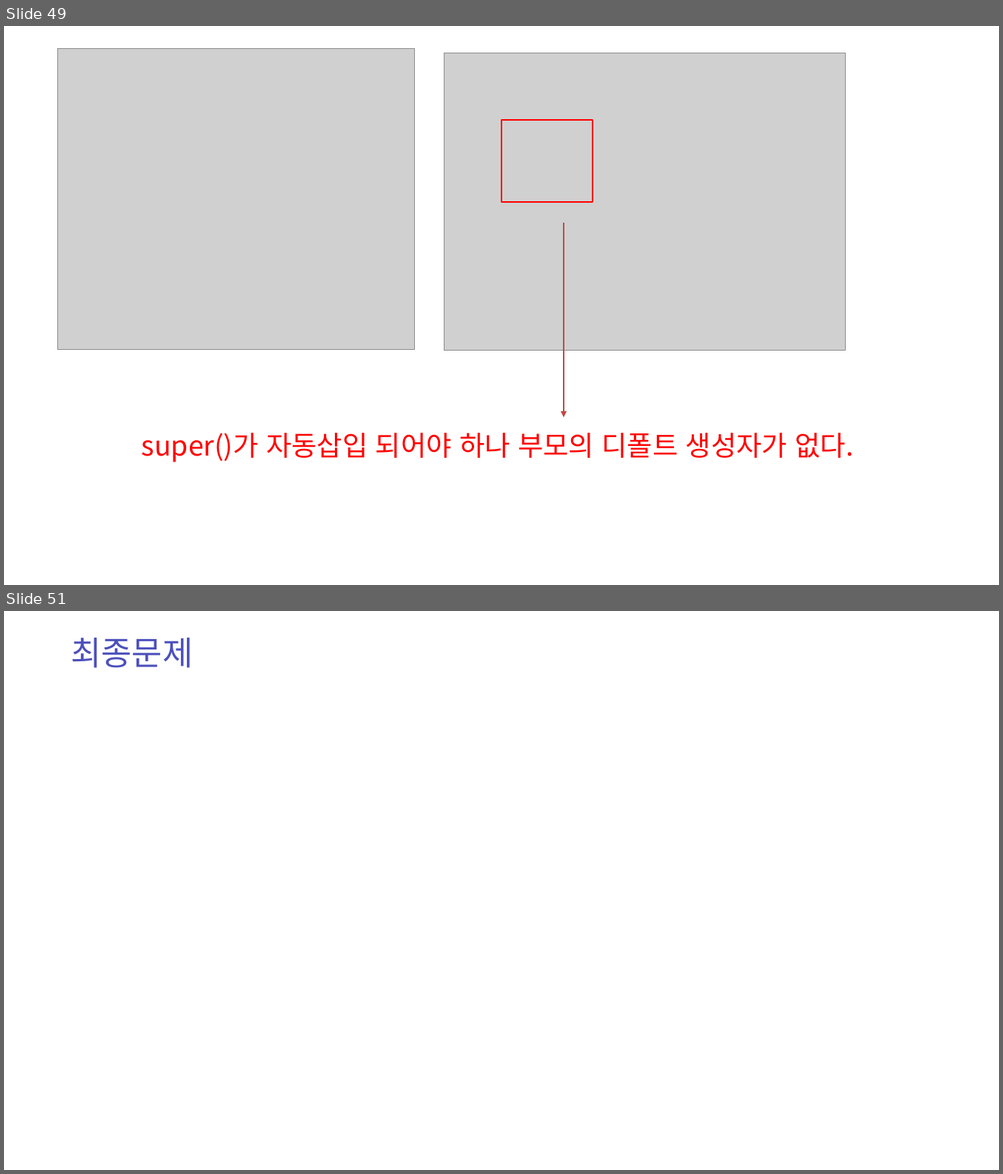
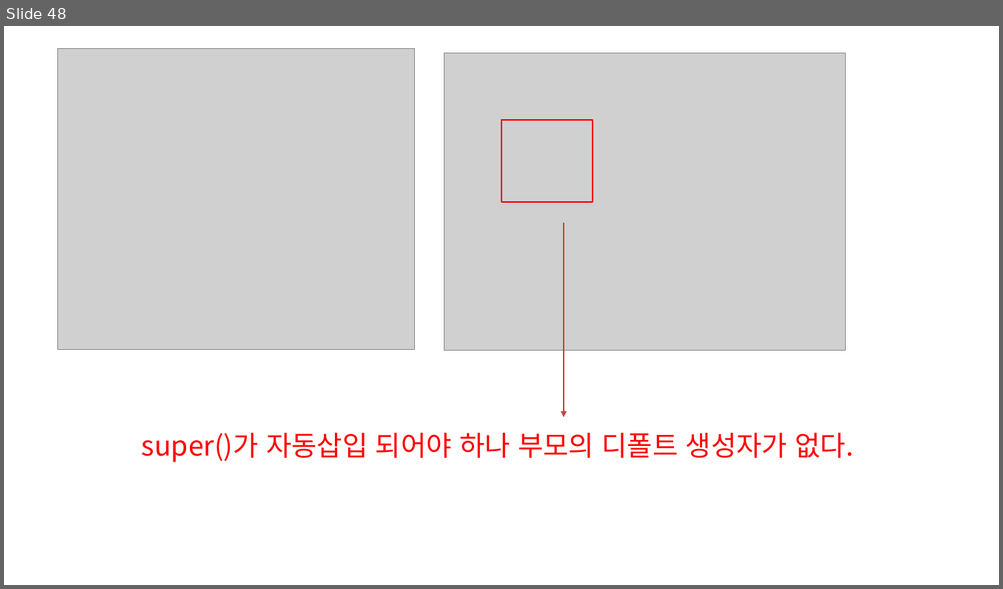
Before and after one commit to zest132/JavaLecture, a slide deck: JavaLecture/LectureFile/java 9강.pptx. Shown one above the other, each under a label of ours: slides 49 and 51 before the commit, slide 48 after it; the slides between them are not shown. The pictures are 1003x1174 and 1003x589 pixels, drawn with LibreOffice and Linux fonts; fonts in the diff are those of the drawing; grey boxes stand for pictures. Boxes give left, top, right and bottom in pixels: in the first picture for what was removed or moved away, otherwise in the second. Text is boxed around its words. In the diff, an @@ line names an element or a change of style, - is before the commit and + after.

```diff
--- a/JavaLecture/LectureFile/java 9강.pptx
+++ b/JavaLecture/LectureFile/java 9강.pptx
@@ slide 51 removed at (4, 611, 999, 1170), background #FFFFFF @@
@@ text removed at (71, 638, 193, 668) @@
-최종문제
@@ what was slide 49 is now slide 48 @@
```
Also in this commit, not shown: 3 slides changed, 2 other slides removed, 11 other files.
